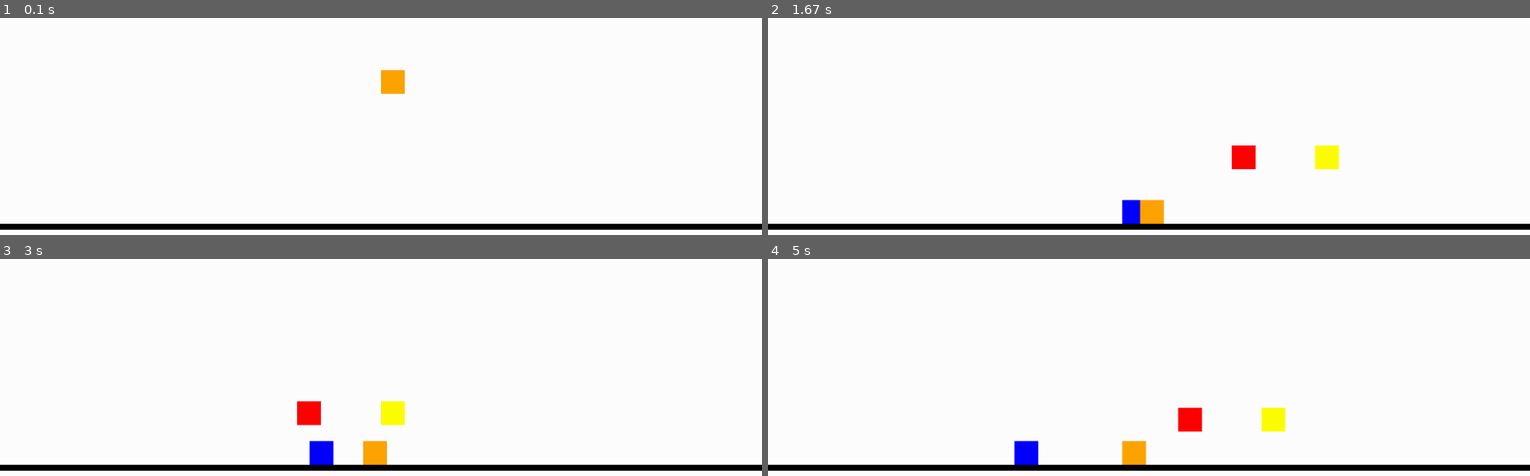
Above: before the commit, frames 1-4 (two rows, left to right).
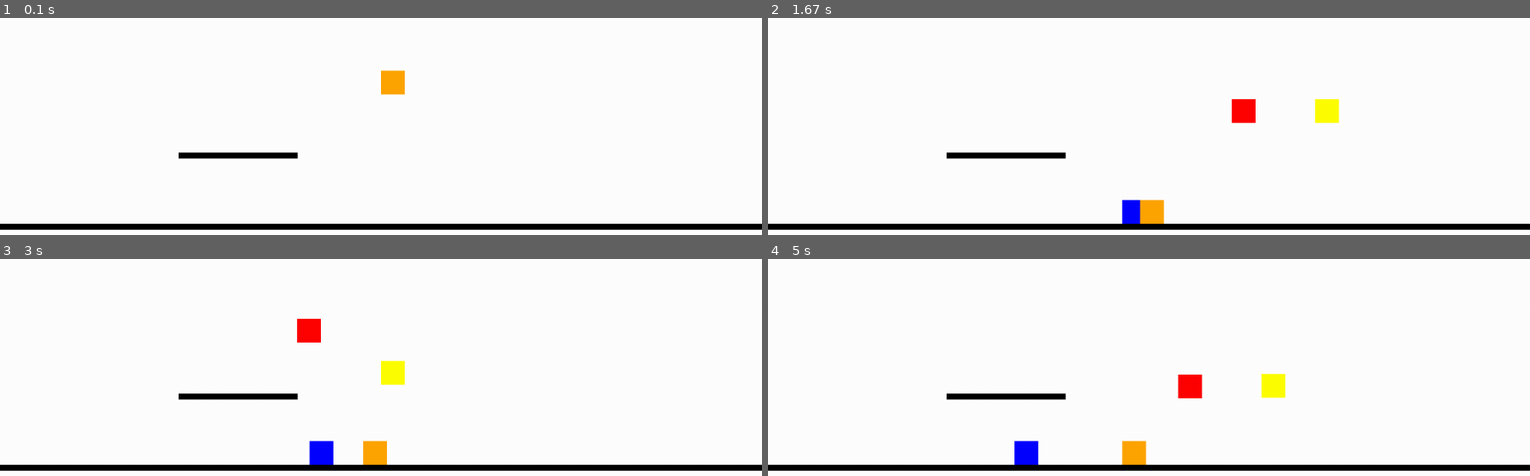
Above: after the commit, the same moments.

Repository: lambo-n/thecoderschool-pygames
Game: pygame game, started from tag.py
Same seed, same stepped clock (60 frames per second), same inputs: the game is played once before the commit and once after it.
Inputs:
- Up to frame 1 (0.1 s): no input
- Up to frame 2 (1.67 s): hold Right 0.33-0.8 s; hold Up 0.83-1.13 s; hold W 0.83-1.13 s; tap F at 0.9, 1.23, 1.53 s; tap J at 0.98 s; hold Right 1.17-1.63 s; hold D 1.17-1.63 s; tap , at 1.32 s
- Up to frame 3 (3 s): hold Left 1.67-2.2 s; hold A 1.67-2.2 s; tap F at 1.73, 2.03, 2.3, 2.6, 2.73 s; hold Left 2.23-2.63 s; hold A 2.23-2.63 s; tap J at 2.38 s; hold Up from 2.67 s (still down); hold W from 2.67 s (still down); tap , at 2.82 s
- Up to frame 4 (5 s): release Up at 3.03 s; release W at 3.03 s; hold Right 3.07-3.7 s; hold D 3.07-3.7 s; tap F at 3.13, 3.43, 3.8, 4.1, 4.3, 4.6, 4.8 s; hold Left 3.73-4.2 s; hold A 3.73-4.2 s; tap J at 3.88 s; hold Right 4.23-4.7 s; hold D 4.23-4.7 s; tap , at 4.38 s; hold Up from 4.73 s (still down); hold W from 4.73 s (still down)

The runs differ from the first frame. In frame 1, 0.5% of the frame differs, in the area x 23-54%, y 23-65%; in frame 2, 1.9%; in frame 3, 1.9%, in the area x 23-54%, y 27-77%; in frame 4, 1.9%.

Commit message:
derek 3/4

Diff:
--- a/tag.py
+++ b/tag.py
@@ -35,11 +35,12 @@
                      player4_velocity,
                      player5_velocity]
 
-player_rects = [pygame.Rect(player1_pos.x, player1_pos.y, PLAYER_WIDTH, PLAYER_HEIGHT),
-                pygame.Rect(player2_pos.x, player2_pos.y, PLAYER_WIDTH, PLAYER_HEIGHT),
-                pygame.Rect(player3_pos.x, player3_pos.y, PLAYER_WIDTH, PLAYER_HEIGHT),
-                pygame.Rect(player4_pos.x, player4_pos.y, PLAYER_WIDTH, PLAYER_HEIGHT),
-                pygame.Rect(player5_pos.x, player5_pos.y, PLAYER_WIDTH, PLAYER_HEIGHT)]
+floorBase = pygame.Rect(0, screen.get_height() - 100, screen.get_width(), 10)
+testPlatform = pygame.Rect(300, 500, 200, 10)
+
+platforms = [floorBase, testPlatform]
+
+
 
 while running:
     # poll for events
@@ -51,12 +52,6 @@
     # fill the screen with a color to wipe away anything from last frame
     screen.fill("white")
 
-    # pygame.draw.circle(screen, "red", player1_pos, 40)
-    # pygame.draw.circle(screen, "blue", player2_pos, 40)
-    # pygame.draw.circle(screen, "green", player3_pos, 40)
-    # pygame.draw.circle(screen, "yellow", player4_pos, 40)
-    # pygame.draw.circle(screen, "orange", player5_pos, 40)
-
     pygame.draw.rect(screen, "red", (player1_pos.x, player1_pos.y, PLAYER_WIDTH, PLAYER_HEIGHT))
     pygame.draw.rect(screen, "blue", (player2_pos.x, player2_pos.y, PLAYER_WIDTH, PLAYER_HEIGHT))
     pygame.draw.rect(screen, "green", (player3_pos.x, player3_pos.y, PLAYER_WIDTH, PLAYER_HEIGHT))
@@ -64,27 +59,28 @@
     pygame.draw.rect(screen, "orange", (player5_pos.x, player5_pos.y, PLAYER_WIDTH, PLAYER_HEIGHT))
 
 
-    platform0 = pygame.draw.rect(screen, "black", (0, screen.get_height() - 100, screen.get_width(), 10))
-
+    for platform in platforms:
+        pygame.draw.rect(screen, "black", platform)
 
     for i in range(len(player_velocities)):
         player_velocities[i] += 475 * dt
 
     for i in range(len(player_positions)):
-        player_positions[i].y += player_velocities[i] * dt
+        for platform in platforms:
+            player_positions[i].y += player_velocities[i] * dt
 
-        player_rect = pygame.Rect(player_positions[i].x, player_positions[i].y, PLAYER_WIDTH, PLAYER_HEIGHT)
-        if player_rect.colliderect(platform0):
-            player_positions[i].y = platform0.y - PLAYER_HEIGHT
-            player_velocities[i] = 0
+            player_rect = pygame.Rect(player_positions[i].x, player_positions[i].y, PLAYER_WIDTH, PLAYER_HEIGHT)
+            if player_rect.colliderect(platform):
+                player_positions[i].y = platform.y - PLAYER_HEIGHT
+                player_velocities[i] = 0
 
 
 
-    # Check which players are on the platform
+    # Check which players are on a platform
     on_ground = []
     for i in range(len(player_positions)):
         check_rect = pygame.Rect(player_positions[i].x, player_positions[i].y + 1, PLAYER_WIDTH, PLAYER_HEIGHT)
-        on_ground.append(check_rect.colliderect(platform0))
+        on_ground.append(any(check_rect.colliderect(platform) for platform in platforms))
 
     keys = pygame.key.get_pressed()
     if keys[pygame.K_w] and on_ground[0]:
